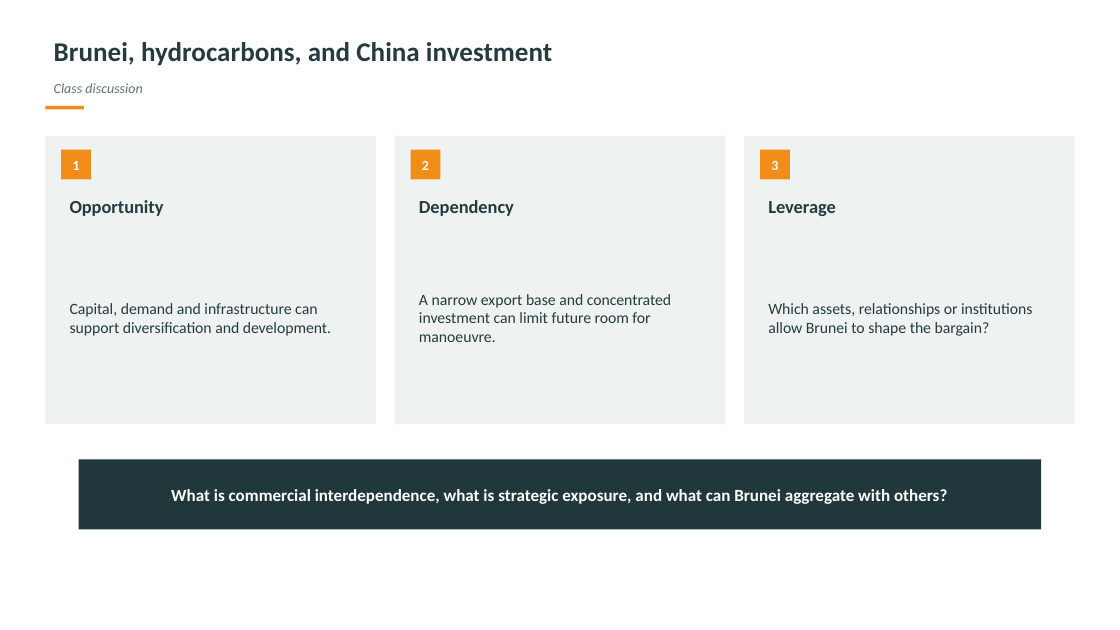
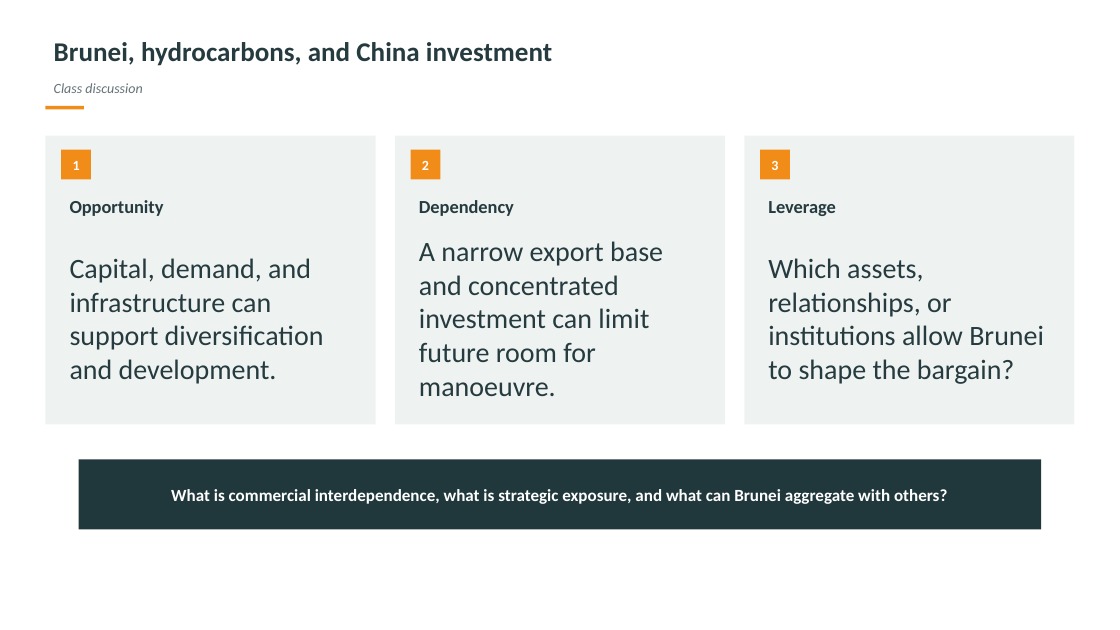
Before and after one commit to DannyQuah/DannyQuah.github.io, a slide deck: slide 19 of Storage/2026.09-Asia-in-a-Disrupted-World-Order-Danny.Quah-crafted-CP.pptx. Drawn at 1120x630 pixels with LibreOffice and Linux fonts; fonts in the diff are those of the drawing. Boxes give left, top, right and bottom in pixels: in the first picture for what was removed or moved away, otherwise in the second. Text is boxed around its words. In the diff, an @@ line names an element or a change of style, - is before the commit and + after.

```diff
--- a/Storage/2026.09-Asia-in-a-Disrupted-World-Order-Danny.Quah-crafted-CP.pptx
+++ b/Storage/2026.09-Asia-in-a-Disrupted-World-Order-Danny.Quah-crafted-CP.pptx
@@ text "A narrow export base and ..." at (419,241,663,396): size 13.5 to 24 pt @@
@@ text at (70,258,324,384): text changed; size 13.5 to 24 pt @@
-Capital, demand and infrastructure can support diversification and development.
+Capital, demand, and infrastructure can support diversification and development.
@@ text at (768,258,1044,384): text changed; size 13.5 to 24 pt @@
-Which assets, relationships or institutions allow Brunei to shape the bargain?
+Which assets, relationships, or institutions allow Brunei to shape the bargain?
```
Also in this commit, not shown: 20 other slides changed.
